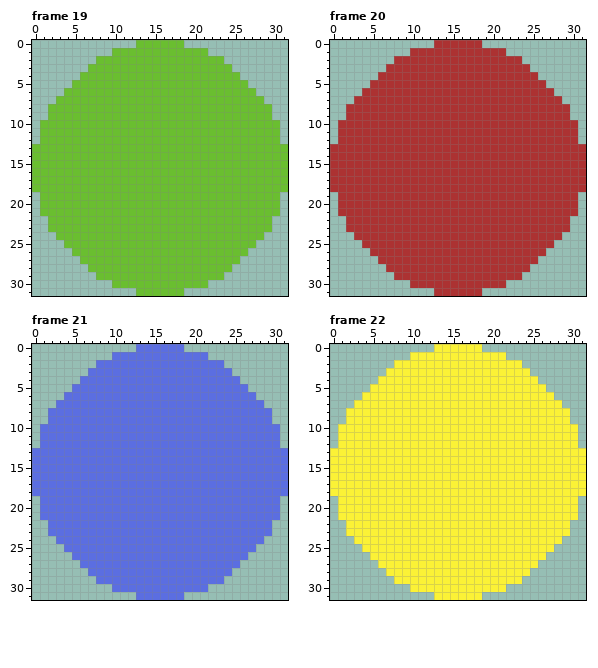
Pixel-art file: Sprites/player.aseprite. Above is the file before it was changed.
32x32 pixels, 22 frames. Shown: frame 19, frame 20, frame 21, frame 22. The commit also changed other frames, which this record leaves out.
Now the later version:
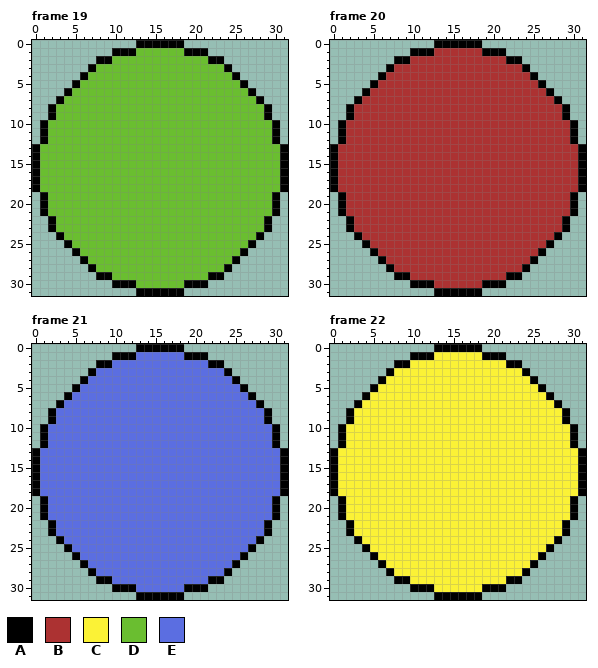
Palette (. is transparent): A #000000  B #ac3232  C #fbf236  D #6abe30  E #5b6ee1
The exact change:
Frame 19:
The edit turns colour D into colour A in row 0 at x 13 to 18; in row 1 at x 10 to 12 and 19 to 21; in row 2 at x 8 to 9 and 22 to 23; in row 3 at x 7 and 24; in row 4 at x 6 and 25; in row 5 at x 5 and 26.
The edit turns colour D into colour A in row 6 at x 4 and 27; in row 7 at x 3 and 28; in rows 8 to 9 at x 2 and 29; in rows 10 to 12 at x 1 and 30; in rows 13 to 18 at x 0 and 31; in rows 19 to 21 at x 1 and 30.
The edit turns colour D into colour A in rows 22 to 23 at x 2 and 29; in row 24 at x 3 and 28; in row 25 at x 4 and 27; in row 26 at x 5 and 26; in row 27 at x 6 and 25; in row 28 at x 7 and 24.
The edit turns colour D into colour A in row 29 at x 8 to 9 and 22 to 23; in row 30 at x 10 to 12 and 19 to 21; in row 31 at x 13 to 18.
Frame 20:
The edit turns colour B into colour A in row 0 at x 13 to 18; in row 1 at x 10 to 12 and 19 to 21; in row 2 at x 8 to 9 and 22 to 23; in row 3 at x 7 and 24; in row 4 at x 6 and 25; in row 5 at x 5 and 26.
The edit turns colour B into colour A in row 6 at x 4 and 27; in row 7 at x 3 and 28; in rows 8 to 9 at x 2 and 29; in rows 10 to 12 at x 1 and 30; in rows 13 to 18 at x 0 and 31; in rows 19 to 21 at x 1 and 30.
The edit turns colour B into colour A in rows 22 to 23 at x 2 and 29; in row 24 at x 3 and 28; in row 25 at x 4 and 27; in row 26 at x 5 and 26; in row 27 at x 6 and 25; in row 28 at x 7 and 24.
The edit turns colour B into colour A in row 29 at x 8 to 9 and 22 to 23; in row 30 at x 10 to 12 and 19 to 21; in row 31 at x 13 to 18.
Frame 21:
The edit turns colour E into colour A in row 0 at x 13 to 18; in row 1 at x 10 to 12 and 19 to 21; in row 2 at x 8 to 9 and 22 to 23; in row 3 at x 7 and 24; in row 4 at x 6 and 25; in row 5 at x 5 and 26.
The edit turns colour E into colour A in row 6 at x 4 and 27; in row 7 at x 3 and 28; in rows 8 to 9 at x 2 and 29; in rows 10 to 12 at x 1 and 30; in rows 13 to 18 at x 0 and 31; in rows 19 to 21 at x 1 and 30.
The edit turns colour E into colour A in rows 22 to 23 at x 2 and 29; in row 24 at x 3 and 28; in row 25 at x 4 and 27; in row 26 at x 5 and 26; in row 27 at x 6 and 25; in row 28 at x 7 and 24.
The edit turns colour E into colour A in row 29 at x 8 to 9 and 22 to 23; in row 30 at x 10 to 12 and 19 to 21; in row 31 at x 13 to 18.
Frame 22:
The edit turns colour C into colour A in row 0 at x 13 to 18; in row 1 at x 10 to 12 and 19 to 21; in row 2 at x 8 to 9 and 22 to 23; in row 3 at x 7 and 24; in row 4 at x 6 and 25; in row 5 at x 5 and 26.
The edit turns colour C into colour A in row 6 at x 4 and 27; in row 7 at x 3 and 28; in rows 8 to 9 at x 2 and 29; in rows 10 to 12 at x 1 and 30; in rows 13 to 18 at x 0 and 31; in rows 19 to 21 at x 1 and 30.
The edit turns colour C into colour A in rows 22 to 23 at x 2 and 29; in row 24 at x 3 and 28; in row 25 at x 4 and 27; in row 26 at x 5 and 26; in row 27 at x 6 and 25; in row 28 at x 7 and 24.
The edit turns colour C into colour A in row 29 at x 8 to 9 and 22 to 23; in row 30 at x 10 to 12 and 19 to 21; in row 31 at x 13 to 18.
Where, in picture pixels (left, top, right, bottom), the same in both pictures:
changed: (32, 40, 288, 296)
changed: (330, 40, 586, 296)
changed: (32, 344, 288, 600)
changed: (330, 344, 586, 600)
